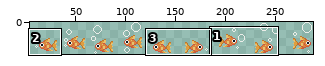
Two versions of one sprite sheet, Assets/Graphics/ProceedText.png. Above, an overview of the earlier version with the close-up marked.
Close-up. Old version:
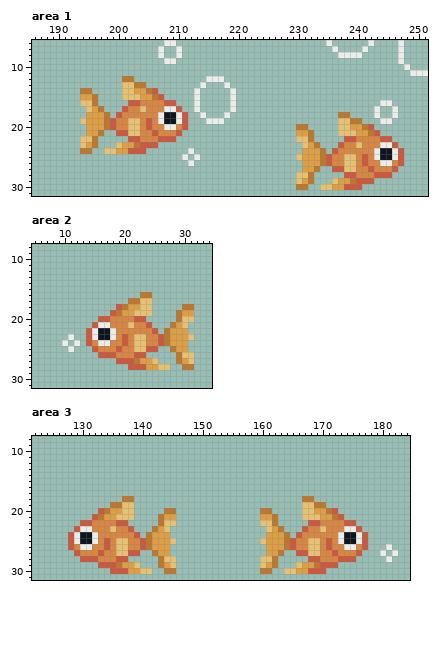
The file is 288x32 pixels. Shown: area 1: x 186..251, y 6..31; area 2: x 5..34, y 8..31; area 3: x 122..184, y 8..31. The wide view leaves out empty margins. The commit also changed other parts of the picture, which this record leaves out.
Once edited:
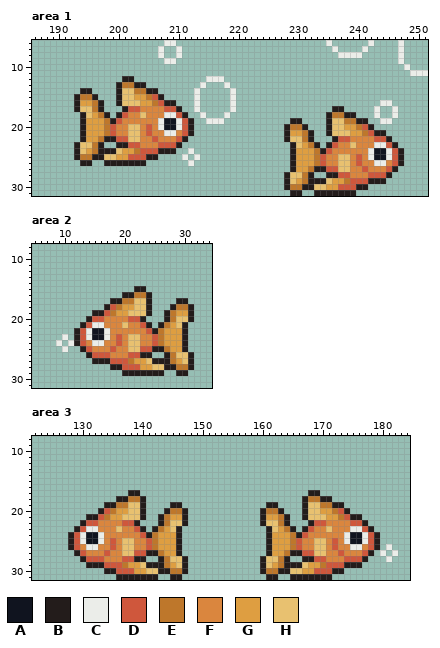
Palette (. is transparent): A #10141f  B #231c1b  C #ebede9  D #cf573c  E #be772b  F #da863e  G #de9e41  H #e8c170
Change:
Changed rows in their new state; - is an unchanged pixel.
Area 1:
first column x 193:
12 --------BB---------------------------------------------
13 -------BEEBB-------------------------------------------
14 -BB----B--EEBB-----------------------------------------
15 BEEB---B--G-EDB----------------------------------------
16 BGG-B--BHHHGGEDBB--------------------------------------
17 BH-EB---BDDF---DDB-------------------------BB----------
18 -BH-EB-BD--H--FCCDB-----------------------BE-BB--------
19 -B----BD-FF-F------B----------------BB----BH-E-BB------
20 -B------------CAAC-B---------------BE-B---BH-G-EDB-----
21 -B--GEDFF---DF-CCFDB---------------BG-EB--BH--G-EDBB---
22 -BGGEBBDDHH--DFFFDB----------------BH-EB---BD-F---D-B--
23 B-H-B--BBDDFFFDDDB------------------BHGEB-BDF-HF--C-DB-
24 BHGEBBBH-GE-DDBBB-------------------BG--EBDF-----CA-CDB
25 BEEBBHHGGDDDBB----------------------BG--EDF-H-FDFCA-CDB
26 -BB--BBBBBBB------------------------BG--EDF-H-FDF-C-FDB
27 ------------------------------------BG-EBBD-H-F-DF--DB-
28 -----------------------------------BH-EB--BBD-F--D--B--
29 -----------------------------------BHGEBBBHG-ED--BBB---
30 -----------------------------------BE-BBH-G-D--BB------
31 ------------------------------------BB--BBBBBBB--------
Area 2:
first column x 9:
15 -------------BB--------
16 -----------BBE-B-------
17 ---------BBE-H-B----BB-
18 --------BDEG-H-B---BE-B
19 ------BBDEG-H--B--BEG-B
20 -----BD-F---D-B---BEH-B
21 ----BDC-F--HF-DB-BEGHB-
22 ---BDCA-CF-----DBEG--B-
23 -C.BDCA-CFDFH-F-DEG--B.
24 C.CBDFC-F-DFH-F-DEG--B-
25 -C.-BDF--DF-H-D-BBEG-B-
26 -----BD--F--D-BB--BEH-B
27 ------BBBD--EG-HBBBEGHB
28 ---------BBD--G-H-BBE-B
29 -----------BBBBBBB--BB-
Area 3:
first column x 128:
17 ----------BB----------------------------BB----------
18 --------BB-EB--------------------------B-EBB--------
19 ------BB-E-HB----BB--------------BB----B-H-EBB------
20 -----BDE-G-HB---B-EB------------B-EB---B-H-GEDB-----
21 ---BBDE-G--HB--BE-GB------------B-GEB--B--H-GEDBB---
22 --B-D---F-DB---BE-HB------------B-HEB---B-D---F-DB--
23 -BD-C--FH-FDB-BEGHB--------------BHGEB-BD-FH--F-CDB-
24 BDC-AC-----FDBE--GB--------------B--GEBD-----FC-ACDB
25 BDC-ACFDF-H-FDE--GB-------------.B--GED-F-HFDFC-ACDB
26 BDF-C-FDF-H-FDE--GB--------------B--GED-F-HFD-F-CFDB
27 -BD--FD-F-H-DBBE-GB--------------B-GEBB-D-H-FD--FDB-
28 --B--D--F-DBB--BE-HB------------B-HEB--BB-D--F--DB--
29 ---BBB--DE-GHBBBEGHB------------BHGEBBBH-GE--DBBB---
30 ------BB--D-G-HBB-EB------------B-EBB-H-G--DBB------
31 --------BBBBBBB--BB--------------BB--BBBBBBB--------
Where, in picture pixels (left, top, right, bottom), the same in both close-ups:
changed: (74, 76, 194, 166)
changed: (284, 106, 404, 196)
changed: (56, 286, 194, 376)
changed: (68, 490, 188, 580)
changed: (260, 490, 380, 580)
